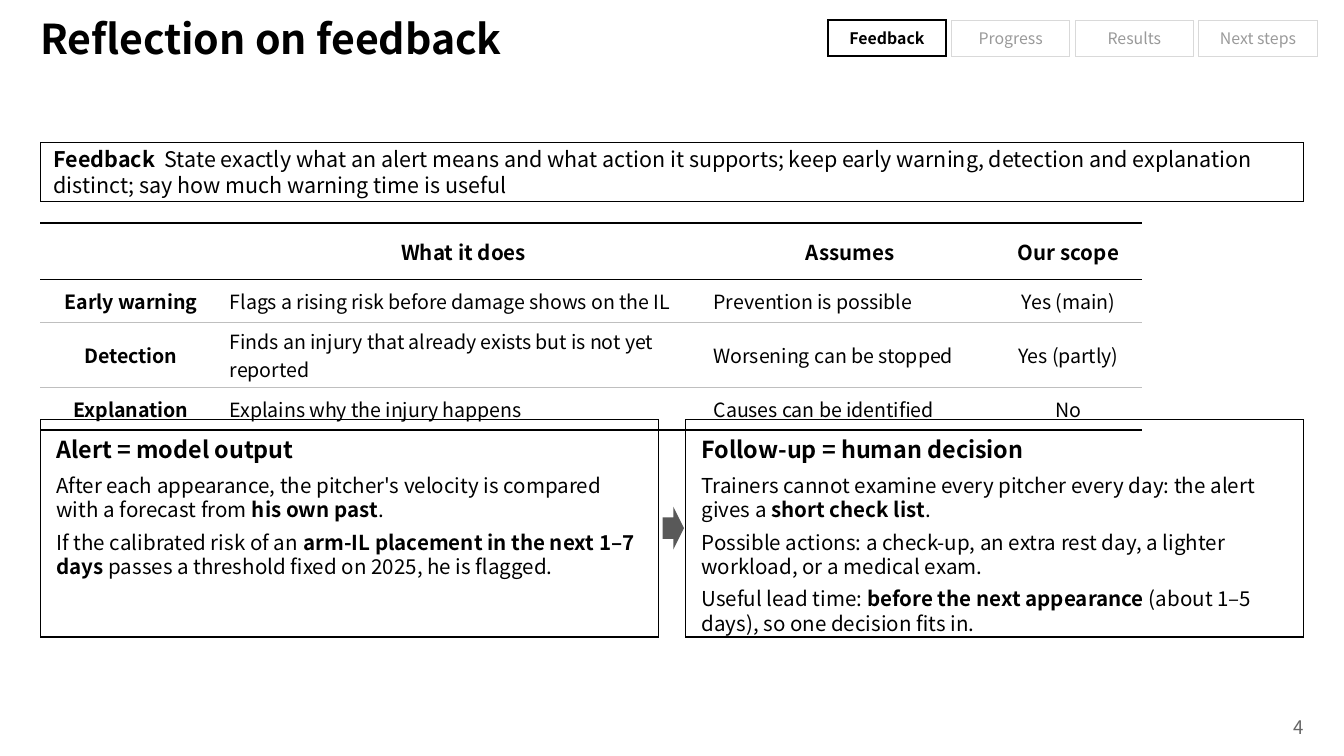
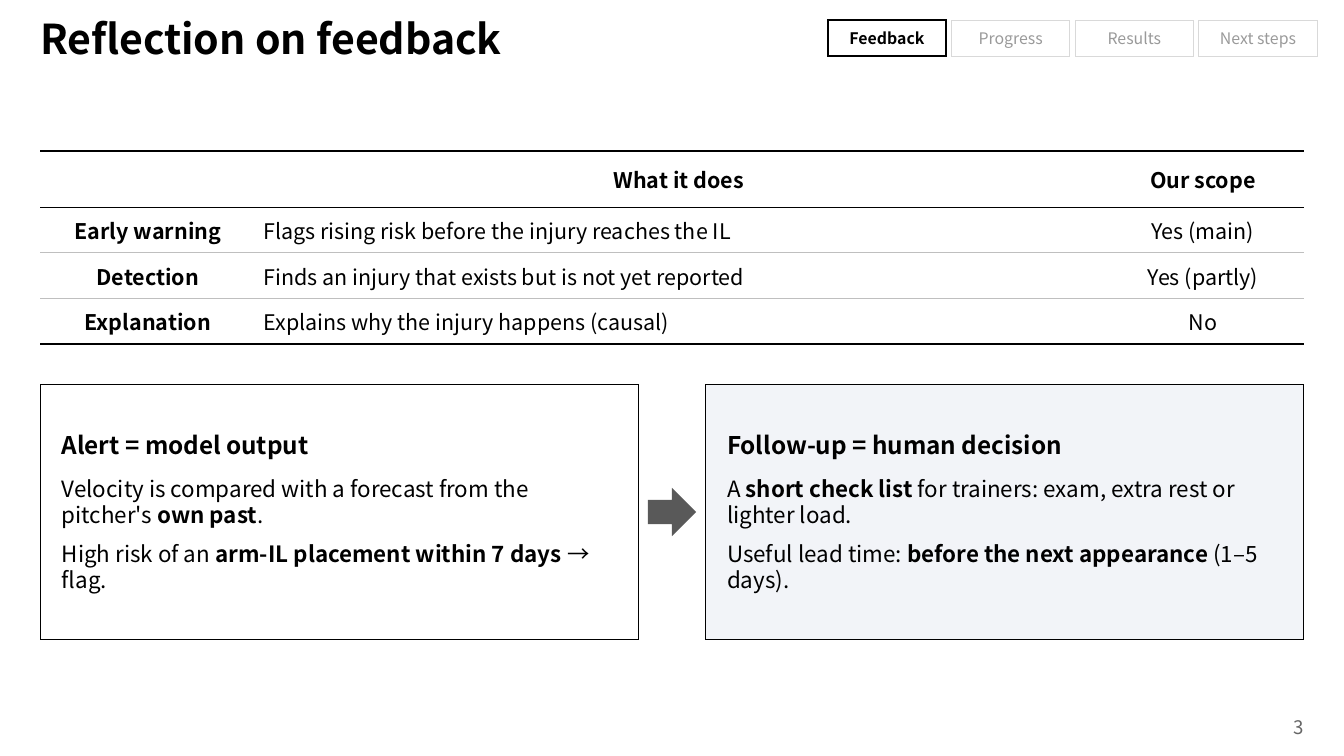
Before and after one commit to chirisjmmm/timeseries, a slide deck: slide 3 of presentation/Pitcher_Injury_Early_Warning_Midterm_EN.pptx (slide 4 before the commit). Drawn at 1344x756 pixels with LibreOffice and Linux fonts; fonts in the diff are those of the drawing; background and template pictures are left out. Boxes give left, top, right and bottom in pixels: in the first picture for what was removed or moved away, otherwise in the second. Text is boxed around its words. In the diff, an @@ line names an element or a change of style, - is before the commit and + after.

```diff
--- a/presentation/Pitcher_Injury_Early_Warning_Midterm_EN.pptx
+++ b/presentation/Pitcher_Injury_Early_Warning_Midterm_EN.pptx
@@ rectangle removed at box(40, 142, 1304, 202) @@
-Feedback State exactly what an alert means and what action it supports; keep early warning, detection and explanation distinct; say how much warning time is useful
@@ table at box(40, 151, 1304, 339) @@
-column 2: What it does | Flags a rising risk before damage shows on the IL | Finds an injury that already exists but is not yet reported | Explains why the injury happens
-column 3: Assumes | Prevention is possible | Worsening can be stopped | Causes can be identified
+column 2: What it does | Flags rising risk before the injury reaches the IL | Finds an injury that exists but is not yet reported | Explains why the injury happens (causal)
@@ table: place and size @@
-table at box(40, 223, 1142, 426)
+table at box(40, 151, 1304, 339)
@@ rectangle "Alert = model output": place and size @@
-rectangle "Alert = model output" at box(40, 419, 659, 637)
+rectangle "Alert = model output" at box(40, 384, 638, 640)
@@ rectangle "Alert = model output" at box(40, 384, 638, 640): vertical alignment top to middle @@
@@ rectangle "Follow-up = human decision": place and size @@
-rectangle "Follow-up = human decision" at box(685, 419, 1304, 637)
+rectangle "Follow-up = human decision" at box(706, 384, 1304, 640)
@@ rectangle "Follow-up = human decision" at box(706, 384, 1304, 640): vertical alignment top to middle; fill none to #F2F4F8 @@
@@ text in rectangle at box(62, 434, 308, 460): size 12.5 to 13 pt in "Alert = model output" @@
@@ text in rectangle at box(727, 434, 1062, 460): size 12.5 to 13 pt in "Follow-up = human decision" @@
@@ text in rectangle at box(62, 479, 562, 594): text changed; size 11 to 12 pt @@
-After each appearance, the pitcher's velocity is compared with a forecast from his own past.
-If the calibrated risk of an arm-IL placement in the next 1–7 days passes a threshold fixed on 2025, he is flagged.
+Velocity is compared with a forecast from the pitcher's own past.
+High risk of an arm-IL placement within 7 days → flag.
@@ text in rectangle at box(727, 479, 1257, 594): text changed; size 11 to 12 pt @@
-Trainers cannot examine every pitcher every day: the alert gives a short check list.
-Possible actions: a check-up, an extra rest day, a lighter workload, or a medical exam.
-Useful lead time: before the next appearance (about 1–5 days), so one decision fits in.
+A short check list for trainers: exam, extra rest or lighter load.
+Useful lead time: before the next appearance (1–5 days).
@@ right arrow: place and size @@
-right arrow at box(663, 507, 684, 550)
+right arrow at box(648, 488, 696, 536)
@@ page number at box(1294, 720, 1304, 734): text changed @@
-4
+3
```
Also in this commit, not shown: 6 other slides changed, 1 slide added, 5 slides removed, 2 other files.
